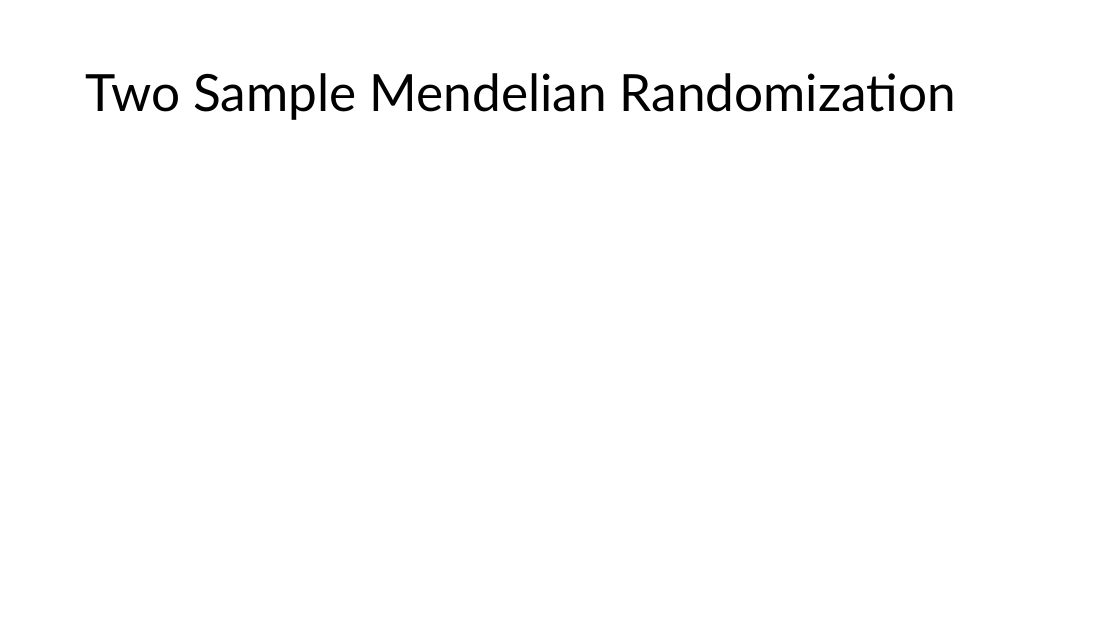
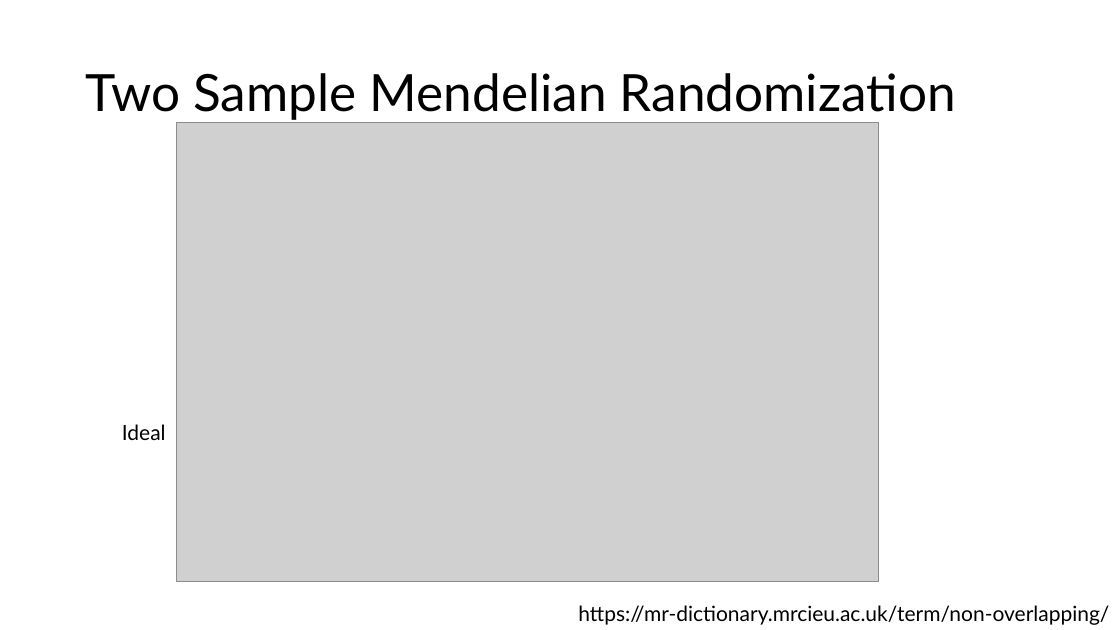
Before and after one commit to BridgesLab/PrecisionNutrition, a slide deck: slide 13 of Presentations/High Cholesterol Causes Bone Demineralization.pptx. Drawn at 1120x630 pixels with LibreOffice and Linux fonts; fonts in the diff are those of the drawing; grey boxes stand for pictures. Boxes give left, top, right and bottom in pixels: in the first picture for what was removed or moved away, otherwise in the second. Text is boxed around its words. In the diff, an @@ line names an element or a change of style, - is before the commit and + after.

```diff
--- a/Presentations/High Cholesterol Causes Bone Demineralization.pptx
+++ b/Presentations/High Cholesterol Causes Bone Demineralization.pptx
@@ picture added at bbox=[176, 123, 880, 581] @@
@@ text added at bbox=[122, 424, 166, 440], 18 pt, text #000000 @@
+Ideal
@@ text added at bbox=[578, 605, 1109, 625], 18 pt, text #000000 @@
+https://mr-dictionary.mrcieu.ac.uk/term/non-overlapping/
```
Also in this commit, not shown: 4 other slides changed, 9 slides added, 2 slides removed, 2 other files.
